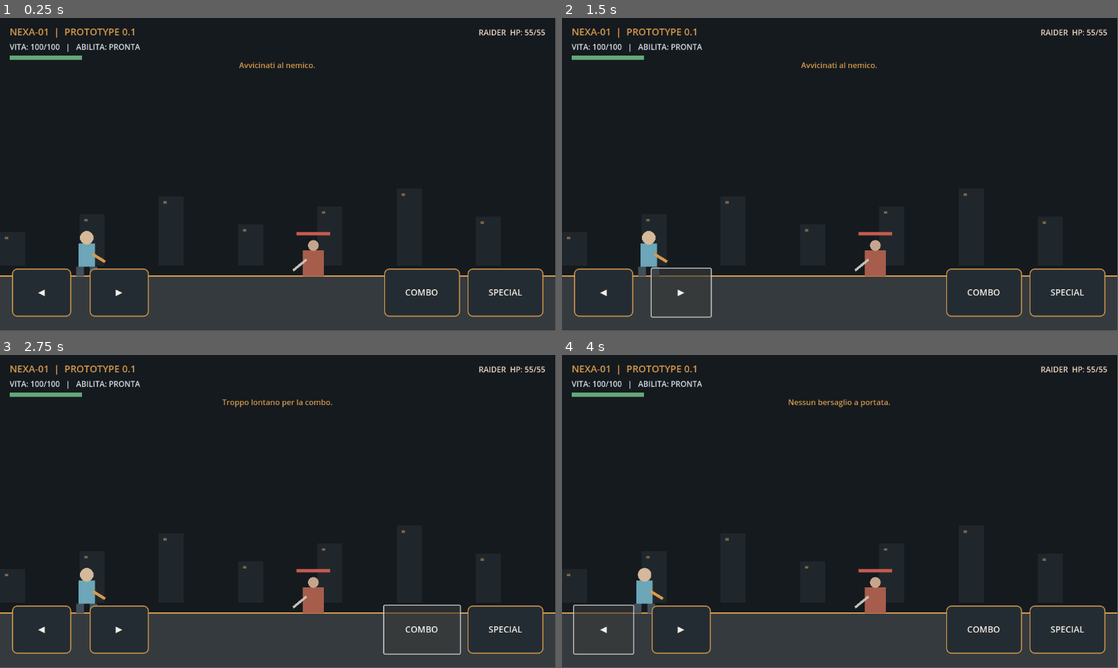
Above: before the commit, frames 1-4 (two rows, left to right).
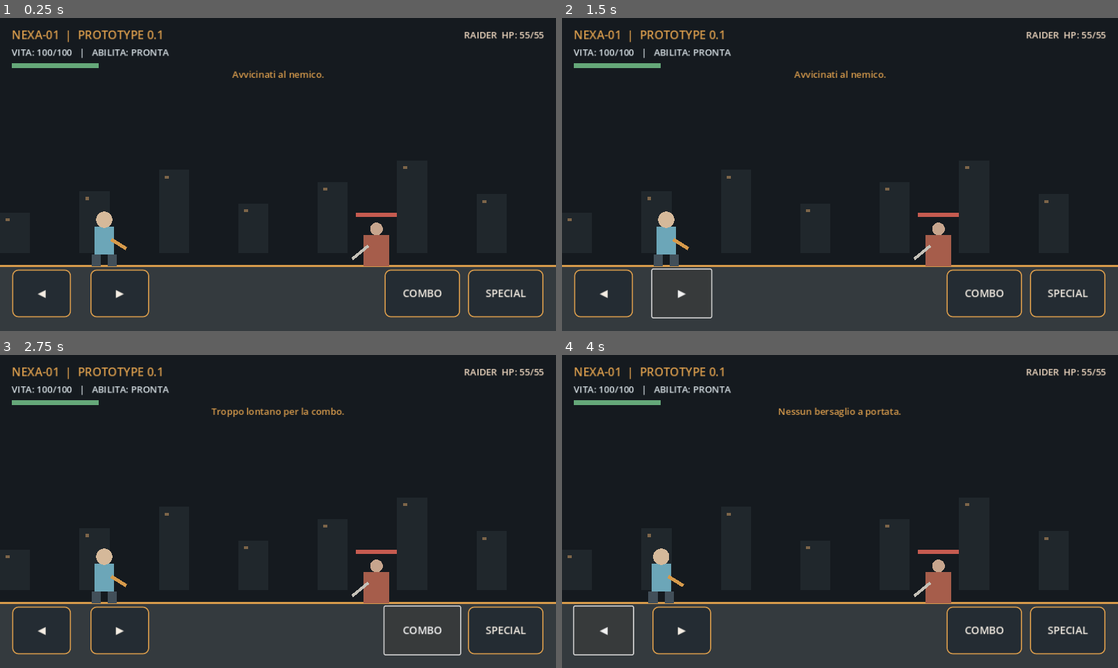
Above: after the commit, the same moments.

Repository: falsettiemanueleef-cmd/nexa-wasteland
Game: Godot game, scene res://scenes/main.tscn
Two runs of this game, one before a commit and one after it. Both use one fixed random seed, a clock stepped at 60 frames per second and the inputs below.
Inputs:
- Up to frame 1 (0.25 s): no input
- Up to frame 2 (1.5 s): click "◀" at 0.5 s; click "▶" at 1.25 s
- Up to frame 3 (2.75 s): click "COMBO" at 2 s
- Up to frame 4 (4 s): click "SPECIAL" at 2.75 s; click "◀" at 3.5 s
In our replay, the window is 799x449 before the commit and 800x450 after it. These sizes can differ from the game's own. Grey fills any space a smaller window leaves; there, only what the larger window draws over its background counts as a difference.

The runs differ from the first frame. In frame 1, 7.9% of the frame differs, in the area x 0-100%, y 0-96%; in frame 2, 7.9%; in frame 3, 8.0%; in frame 4, 8.0%.

Commit message:
Set landscape-friendly prototype viewport

Diff:
--- a/project.godot
+++ b/project.godot
@@ -8,3 +8,9 @@
 [rendering]
 renderer/rendering_method="gl_compatibility"
 renderer/rendering_method.mobile="gl_compatibility"
+
+[display]
+
+window/size/viewport_width=960
+window/size/viewport_height=540
+window/stretch/mode="canvas_items"
